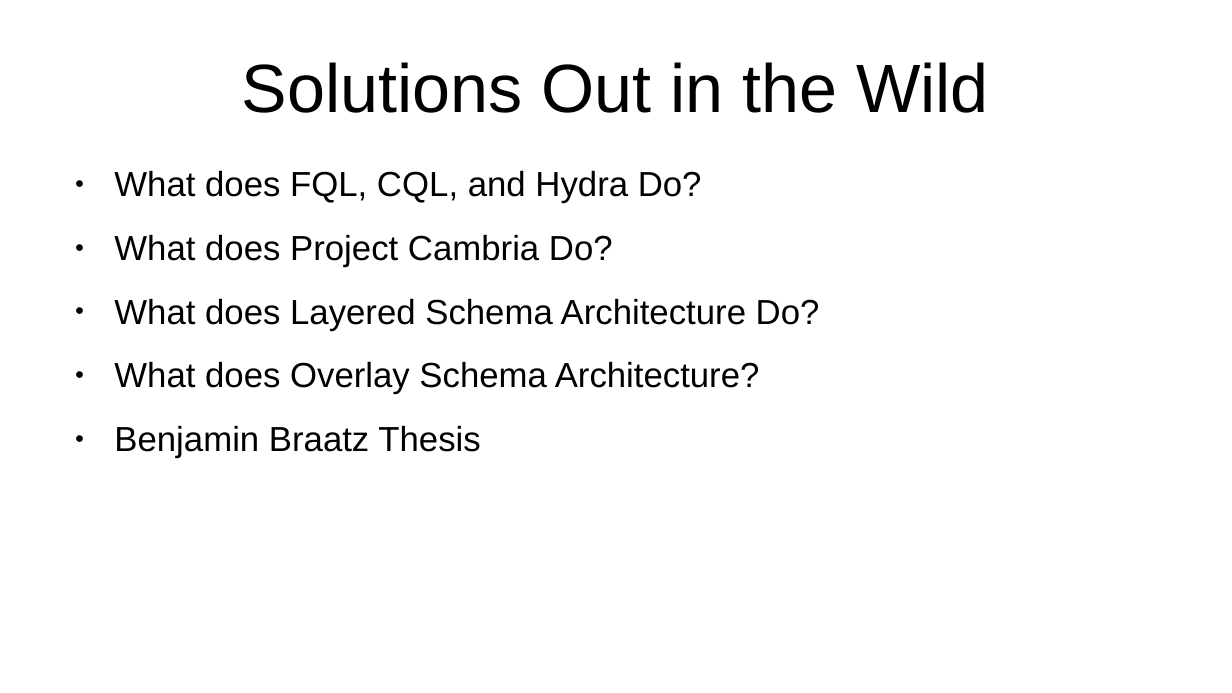
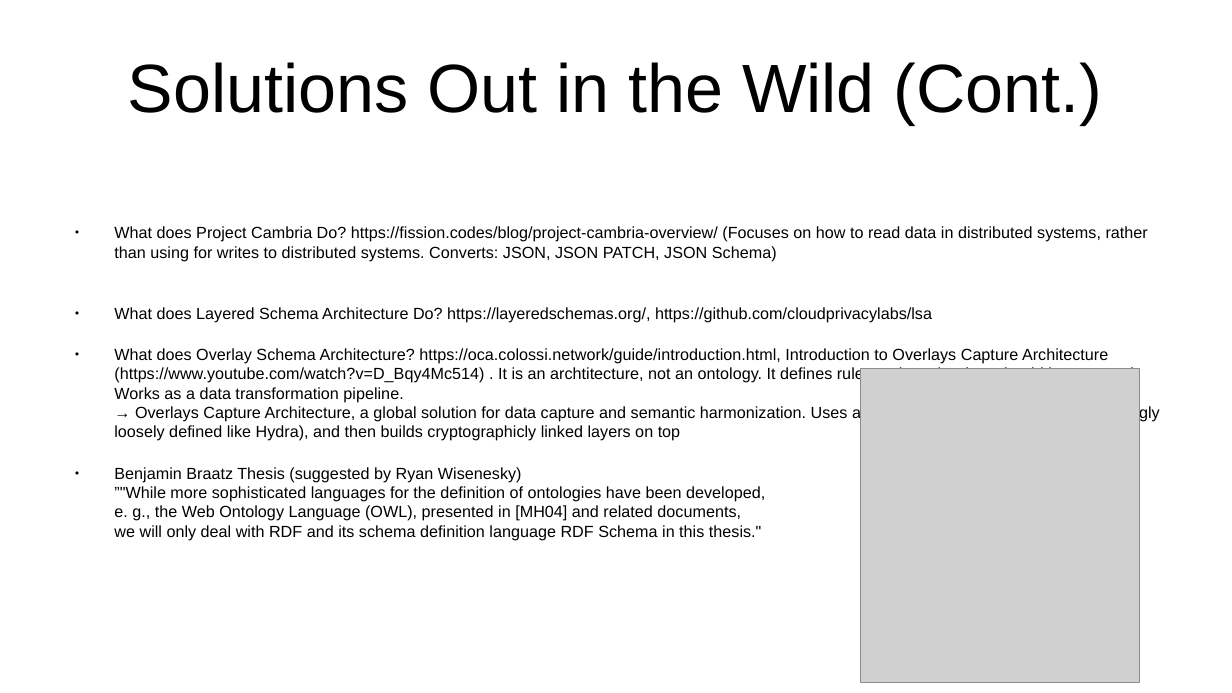
Before and after one commit to bshambaugh/Explorations-of-Category-Theory-for-Self-Sovereign-Identity, a slide deck: slide 17 of resources/IIW35_fA2022_cat_theory_for_SSI.odp (slide 16 before the commit). Drawn at 1232x693 pixels with LibreOffice and Linux fonts; fonts in the diff are those of the drawing; grey boxes stand for pictures. Boxes give left, top, right and bottom in pixels: in the first picture for what was removed or moved away, otherwise in the second. Text is boxed around its words. In the diff, an @@ line names an element or a change of style, - is before the commit and + after.

Commit message:
add more detail about stuff in the wild

```diff
--- a/resources/IIW35_fA2022_cat_theory_for_SSI.odp
+++ b/resources/IIW35_fA2022_cat_theory_for_SSI.odp
@@ title at (x1=128, y1=62, x2=1103, y2=125): text changed @@
-Solutions Out in the Wild
+Solutions Out in the Wild (Cont.)
@@ text at (x1=114, y1=226, x2=1159, y2=541): text changed; size 22.4 to 10.4 pt @@
-● What does FQL, CQL, and Hydra Do?
-● What does Project Cambria Do?
-● What does Layered Schema Architecture Do?
-● What does Overlay Schema Architecture?
-● Benjamin Braatz Thesis
+● What does Project Cambria Do? https://fission.codes/blog/project-cambria-overview/ (Focuses on how to read data in distributed systems, rather than using for writes to distributed systems. Converts: JSON, JSON PATCH, JSON Schema)
+● What does Layered Schema Architecture Do? https://layeredschemas.org/, https://github.com/cloudprivacylabs/lsa
+● What does Overlay Schema Architecture? https://oca.colossi.network/guide/introduction.html, Introduction to Overlays Capture Architecture (https://www.youtube.com/watch?v=D_Bqy4Mc514) . It is an archtitecture, not an ontology. It defines rules on how the data should be captured. Works as a data transformation pipeline.
+  → Overlays Capture Architecture, a global solution for data capture and semantic harmonization. Uses a broadly defined schema base (seemingly loosely defined like Hydra), and then builds cryptographicly linked layers on top
+● Benjamin Braatz Thesis (suggested by Ryan Wisenesky)
+  ”"While more sophisticated languages for the definition of ontologies have been developed,
+  e. g., the Web Ontology Language (OWL), presented in [MH04] and related documents,
+  we will only deal with RDF and its schema definition language RDF Schema in this thesis."
@@ picture added at (x1=861, y1=369, x2=1140, y2=683) @@
```
Also in this commit, not shown: 2 other slides changed, 1 slide added, 1 other file.
